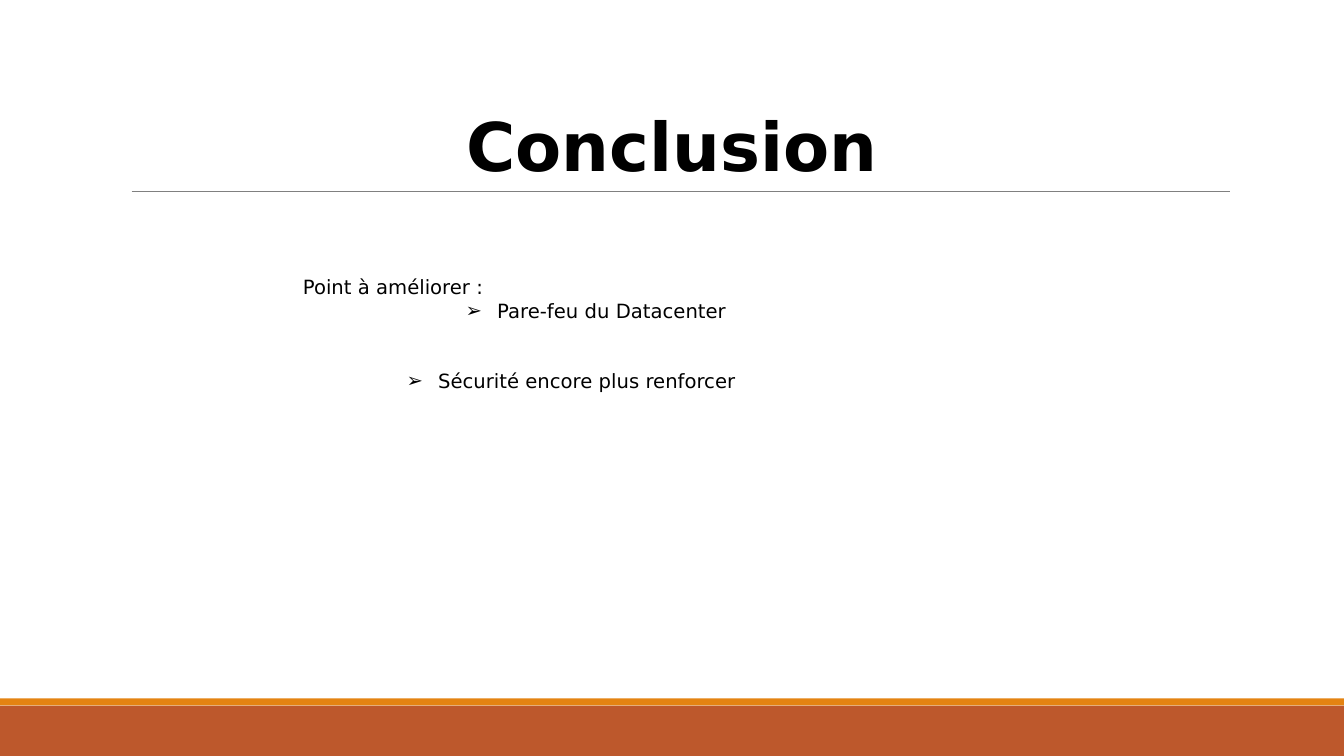
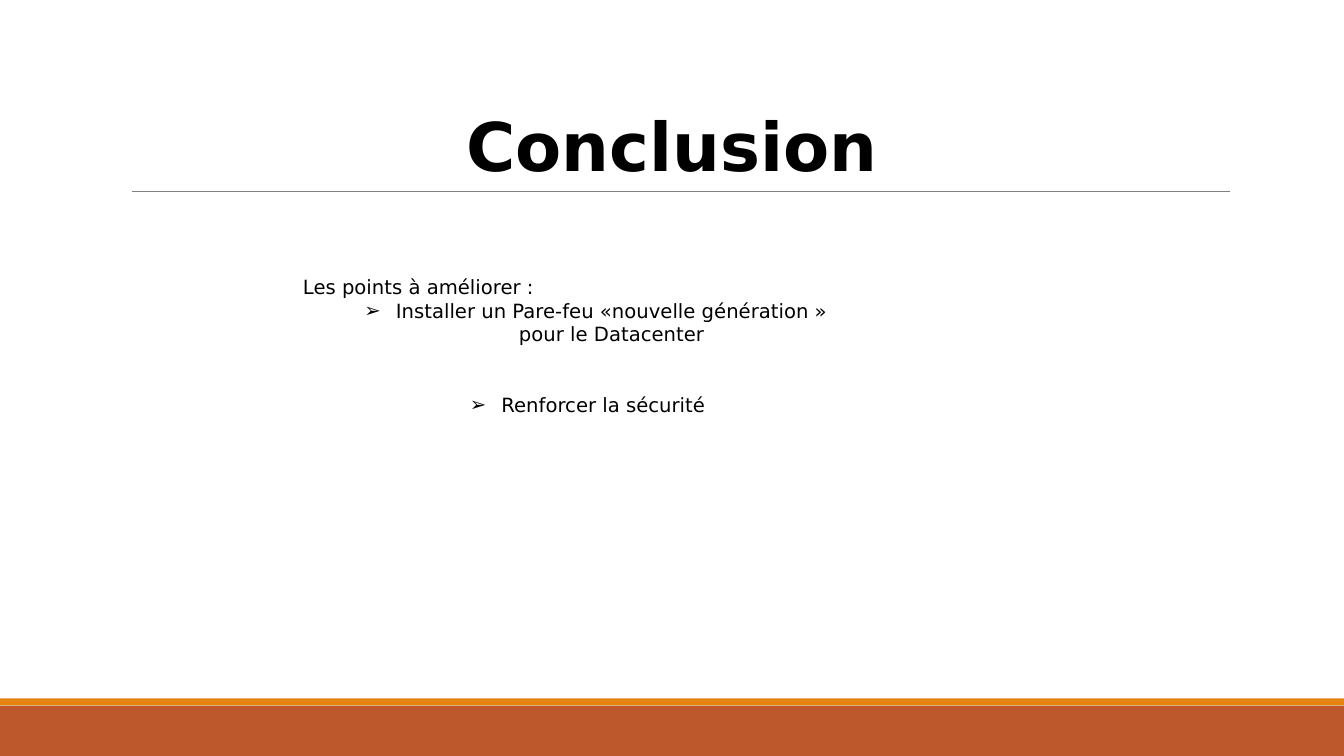
Before and after one commit to exiarobin/Projet-Architecture-Reseau, a slide deck: slide 14 of présentation Projet.pptx. Drawn at 1344x756 pixels with LibreOffice and Linux fonts; fonts in the diff are those of the drawing. Boxes give left, top, right and bottom in pixels: in the first picture for what was removed or moved away, otherwise in the second. Text is boxed around its words. In the diff, an @@ line names an element or a change of style, - is before the commit and + after.

```diff
--- a/présentation Projet.pptx
+++ b/présentation Projet.pptx
@@ text at (x1=303, y1=279, x2=809, y2=413): text changed @@
-Point à améliorer :
-  ➢ Pare-feu du Datacenter
-    ➢ Sécurité encore plus renforcer
+Les points à améliorer :
+  ➢ Installer un Pare-feu «nouvelle génération » pour le Datacenter
+    ➢ Renforcer la sécurité
```
Also in this commit, not shown: 7 other slides changed.
